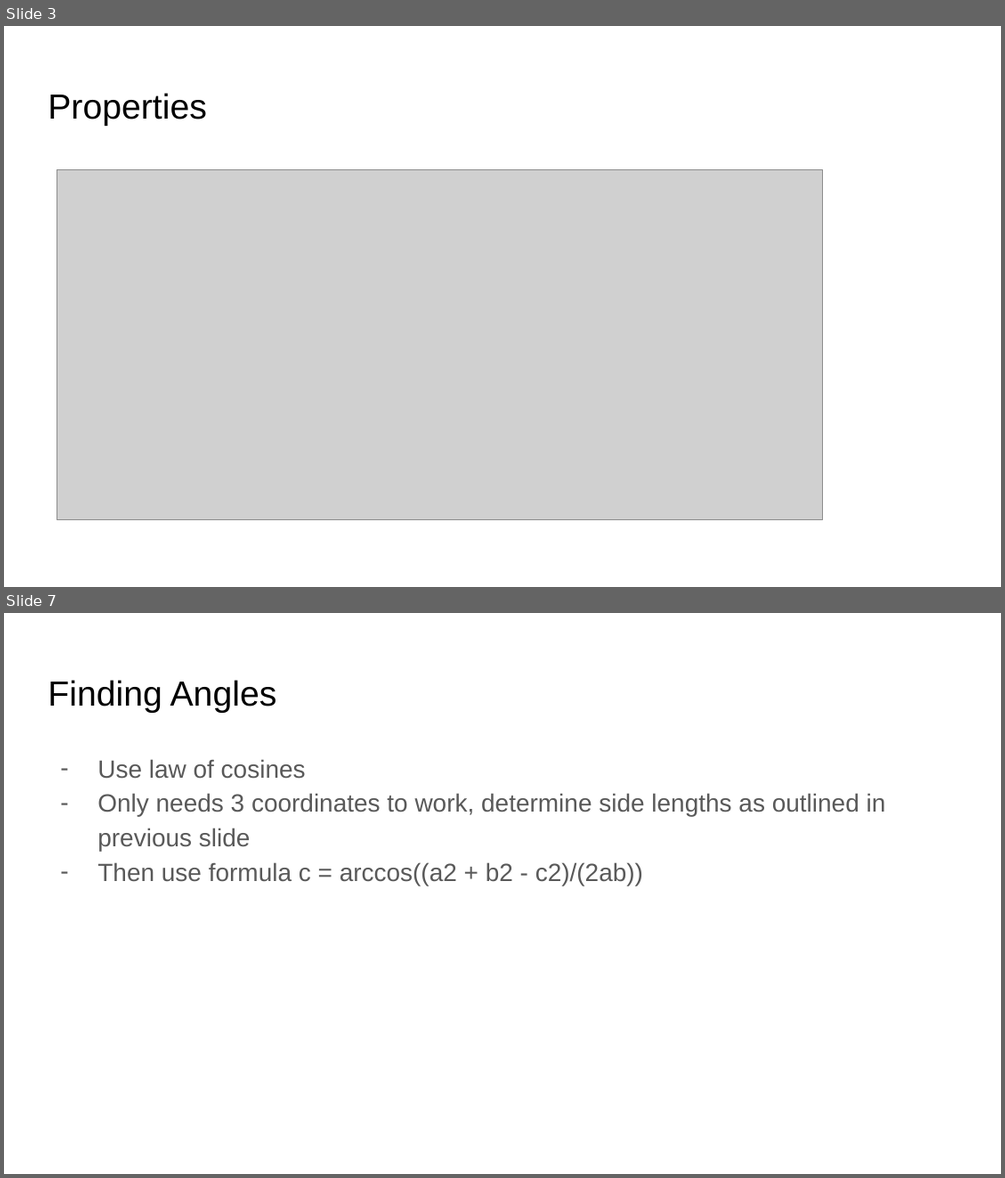
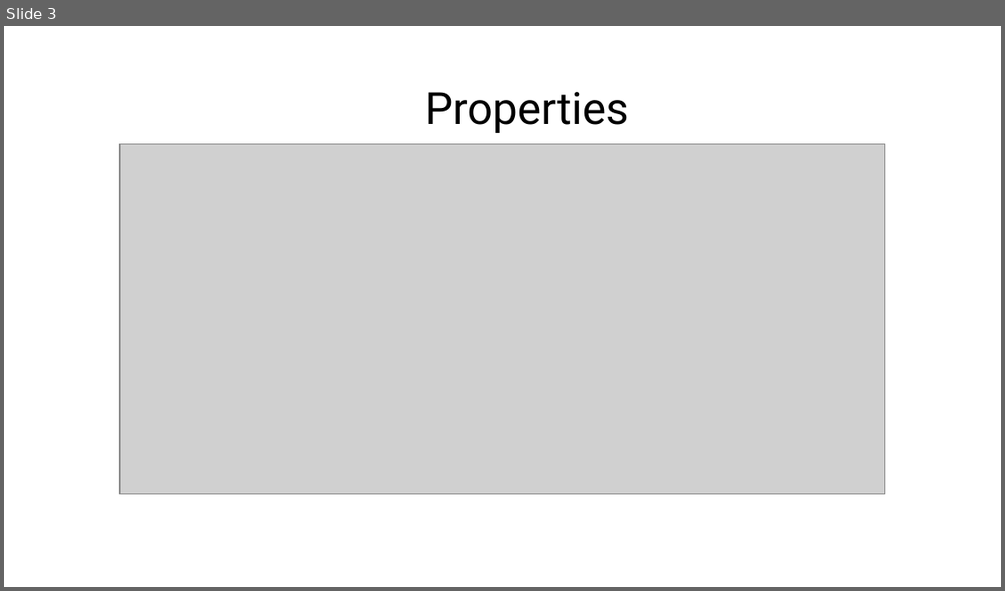
Before and after one commit to AnrozPerson/Classifying-Shapes-from-Coordinates, a slide deck: CAT T3 Design.pptx. Shown one above the other, each under a label of ours: slides 3 and 7 before the commit, slide 3 after it; the slides between them are not shown. The pictures are 1005x1178 and 1005x591 pixels, drawn with LibreOffice and Linux fonts; fonts in the diff are those of the drawing; grey boxes stand for pictures; background and template pictures are left out. Boxes give left, top, right and bottom in pixels: in the first picture for what was removed or moved away, otherwise in the second. Text is boxed around its words. In the diff, an @@ line names an element or a change of style, - is before the commit and + after.

```diff
--- a/CAT T3 Design.pptx
+++ b/CAT T3 Design.pptx
@@ slide 7 removed at bbox=[4, 613, 1001, 1174], background #FFFFFF @@
@@ title removed at bbox=[48, 680, 277, 713] @@
-Finding Angles
@@ text removed at bbox=[97, 759, 886, 885] @@
-– Use law of cosines
-– Only needs 3 coordinates to work, determine side lengths as outlined in previous slide
-– Then use formula c = arccos((a2 + b2 - c2)/(2ab))
@@ slide 3 changed as well @@
@@ text "Properties": place and size @@
-text "Properties" at bbox=[48, 93, 207, 126]
+text "Properties" at bbox=[425, 92, 629, 133]
@@ text "Properties" at bbox=[425, 92, 629, 133]: size 25.2 to 32 pt, font Arial to Roboto @@
@@ picture: place and size @@
-picture at bbox=[57, 169, 823, 519]
+picture at bbox=[120, 143, 885, 493]
```
Also in this commit, not shown: 5 other slides changed, 8 slides added, 3 other slides removed, 1 other file.
